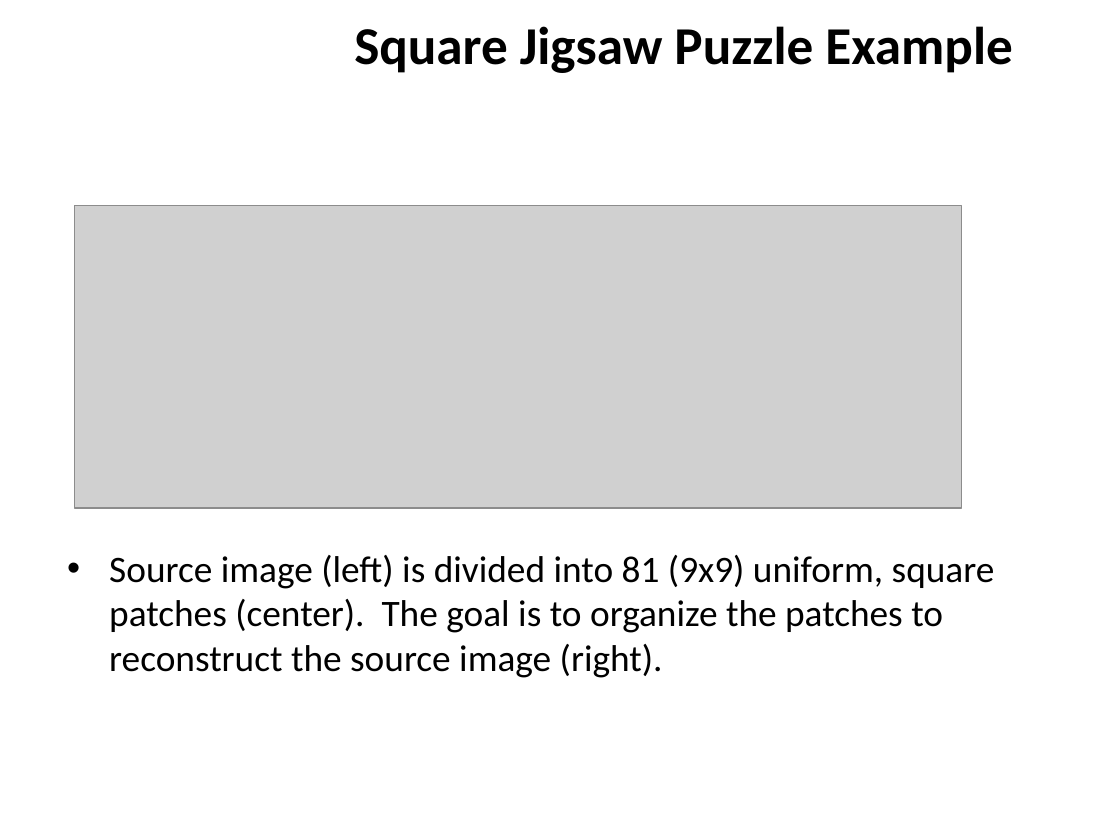
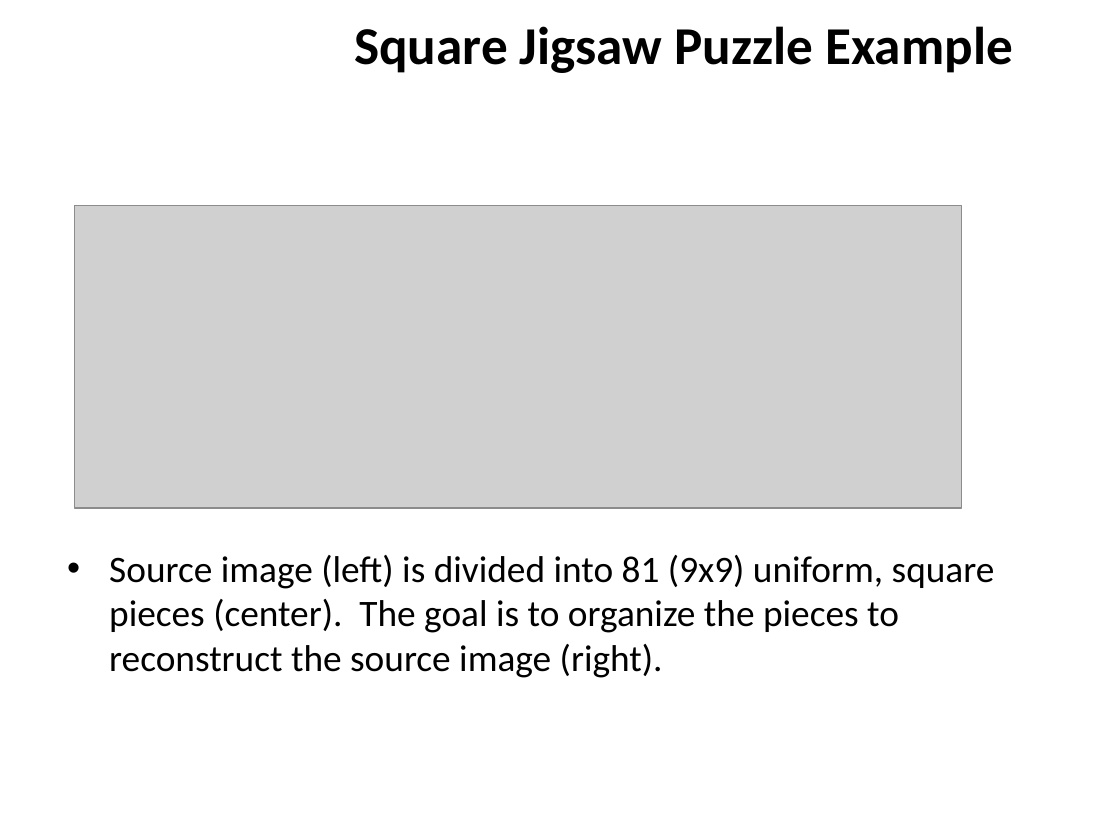
Before and after one commit to ZaydH/sjsu_thesis, a slide deck: slide 3 of Papers/Zayd_Hammoudeh_-_Square_Jigsaw_Puzzle_Problem_Literature_Review.pptx. Drawn at 1120x840 pixels with LibreOffice and Linux fonts; fonts in the diff are those of the drawing; grey boxes stand for pictures; background and template pictures are left out. Boxes give left, top, right and bottom in pixels: in the first picture for what was removed or moved away, otherwise in the second. Text is boxed around its words. In the diff, an @@ line names an element or a change of style, - is before the commit and + after.

Commit message:
More work on the literature review.  Cleaning up the presentation. Standardizing on reviewing to the "patches" as "pieces"

```diff
--- a/Papers/Zayd_Hammoudeh_-_Square_Jigsaw_Puzzle_Problem_Literature_Review.pptx
+++ b/Papers/Zayd_Hammoudeh_-_Square_Jigsaw_Puzzle_Problem_Literature_Review.pptx
@@ text at <box>109,555,995,678</box>: text changed @@
-• Source image (left) is divided into 81 (9x9) uniform, square patches (center). The goal is to organize the patches to reconstruct the source image (right).
+• Source image (left) is divided into 81 (9x9) uniform, square pieces (center). The goal is to organize the pieces to reconstruct the source image (right).
```
Also in this commit, not shown: 10 other slides changed, 4 slides added.
